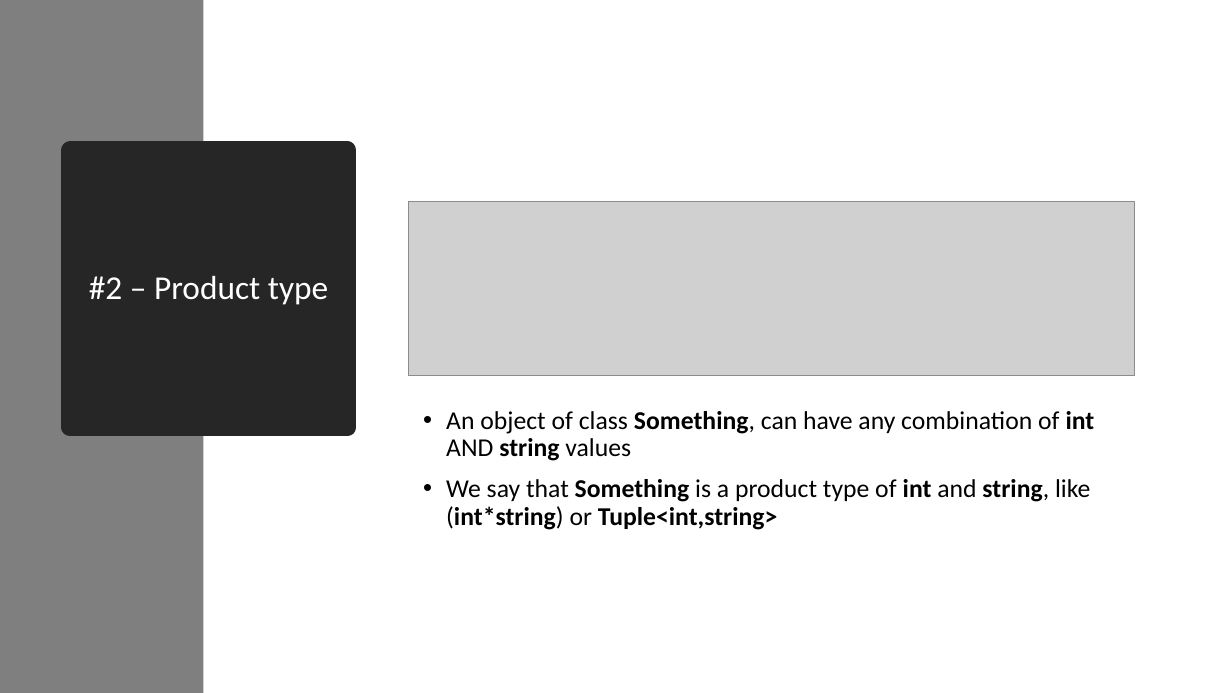
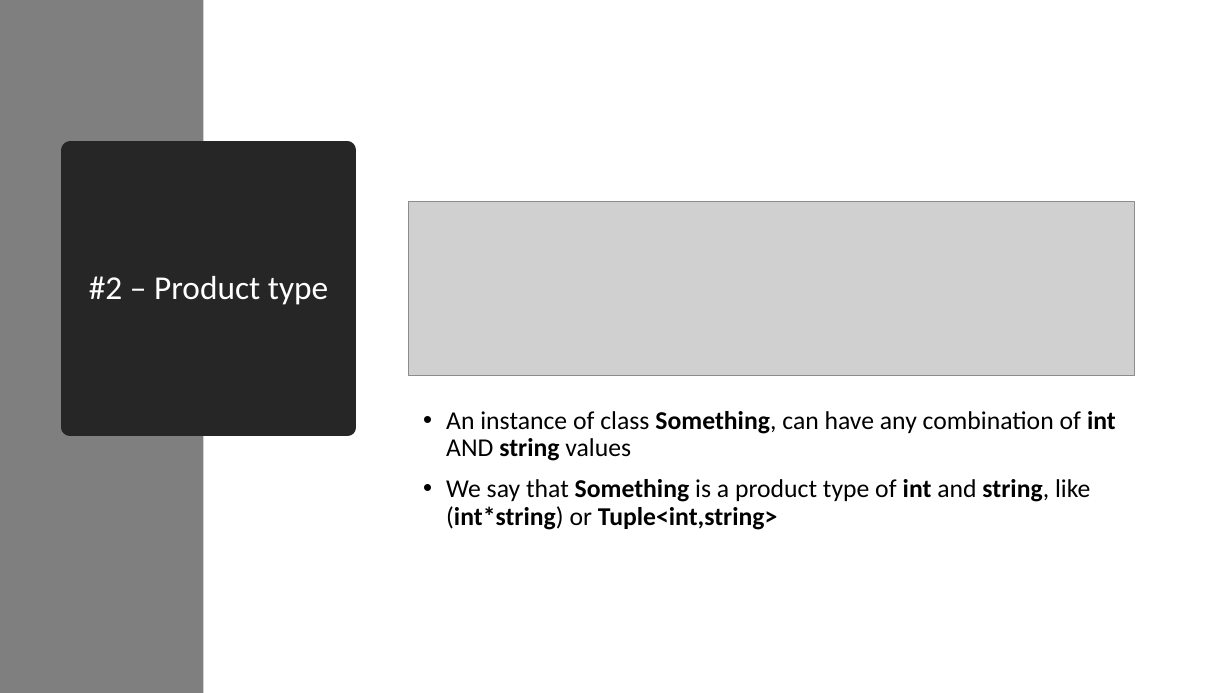
Before and after one commit to essic/prez-why-fsharp, a slide deck: slide 15 of WhyFSharp.pptx. Drawn at 1232x693 pixels with LibreOffice and Linux fonts; fonts in the diff are those of the drawing; grey boxes stand for pictures. Boxes give left, top, right and bottom in pixels: in the first picture for what was removed or moved away, otherwise in the second. Text is boxed around its words. In the diff, an @@ line names an element or a change of style, - is before the commit and + after.

```diff
--- a/WhyFSharp.pptx
+++ b/WhyFSharp.pptx
@@ text at (x1=446, y1=411, x2=1116, y2=461): text changed @@
-• An object of class Something, can have any combination of int AND string values
+• An instance of class Something, can have any combination of int AND string values
```
Also in this commit, not shown: 4 other slides changed, 1 slide added, 3 other files.
